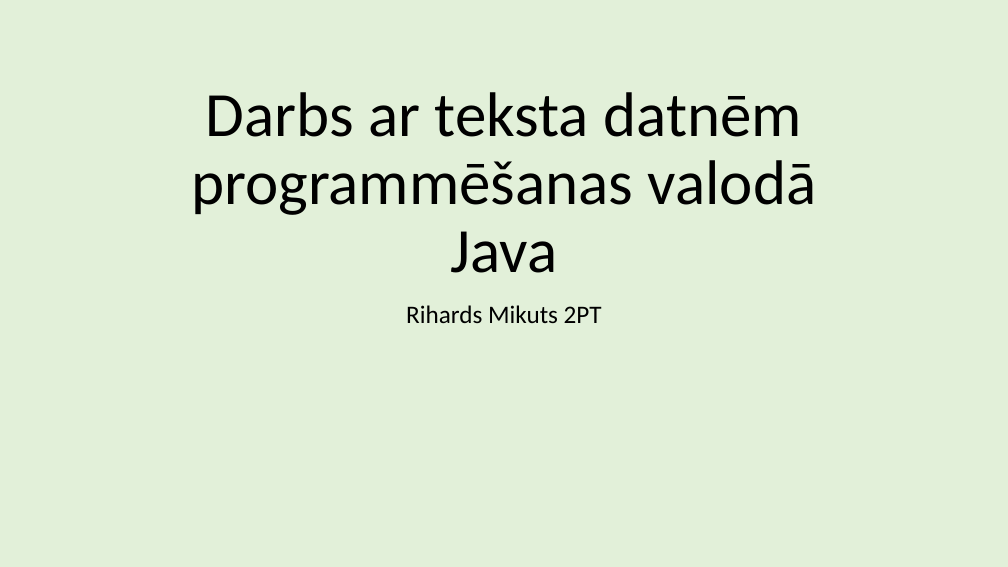
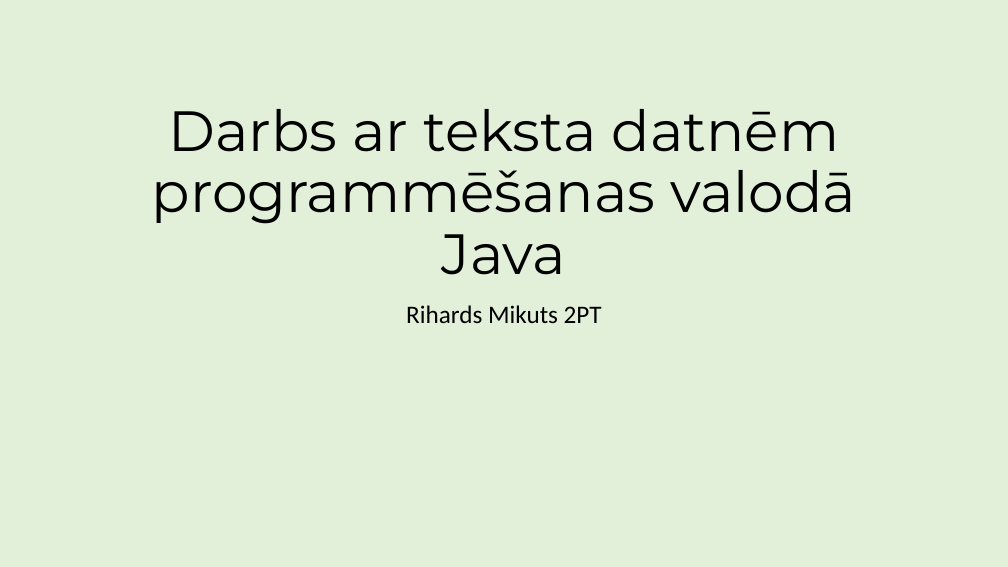
Before and after one commit to ricciss/TekstaDatnes, a slide deck: slide 1 of MacibuMaterials.pptx. Drawn at 1008x567 pixels with LibreOffice and Linux fonts; fonts in the diff are those of the drawing. Boxes give left, top, right and bottom in pixels: in the first picture for what was removed or moved away, otherwise in the second. Text is boxed around its words. In the diff, an @@ line names an element or a change of style, - is before the commit and + after.

```diff
--- a/MacibuMaterials.pptx
+++ b/MacibuMaterials.pptx
@@ title "Darbs ar teksta datnēm programmēšanas ..." at box(152, 109, 856, 275): size 60 to 54 pt, font Calibri to Montserrat @@
```
Also in this commit, not shown: 2 other slides changed, 4 slides added.
